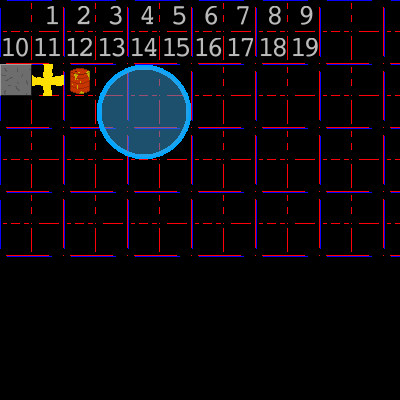
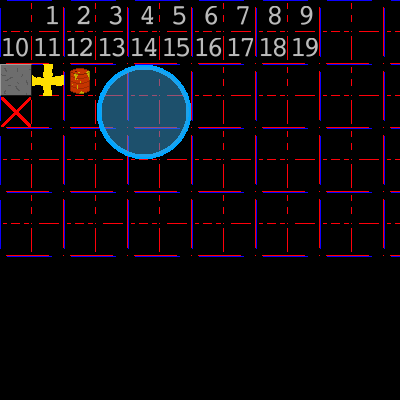
Layered file, before and after one edit (400×400). Changes by layer:
painted on "Calque de dessin 1" over [1, 97, 31, 127]
painted on "grille" over [1, 97, 31, 127]
